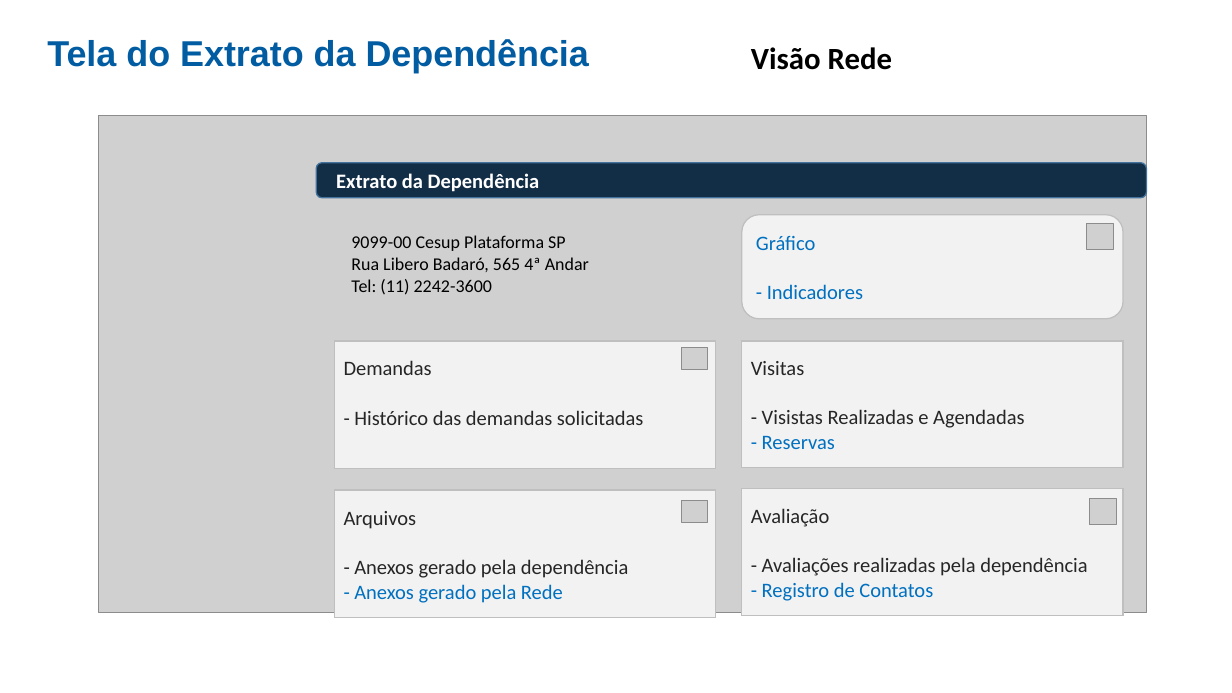
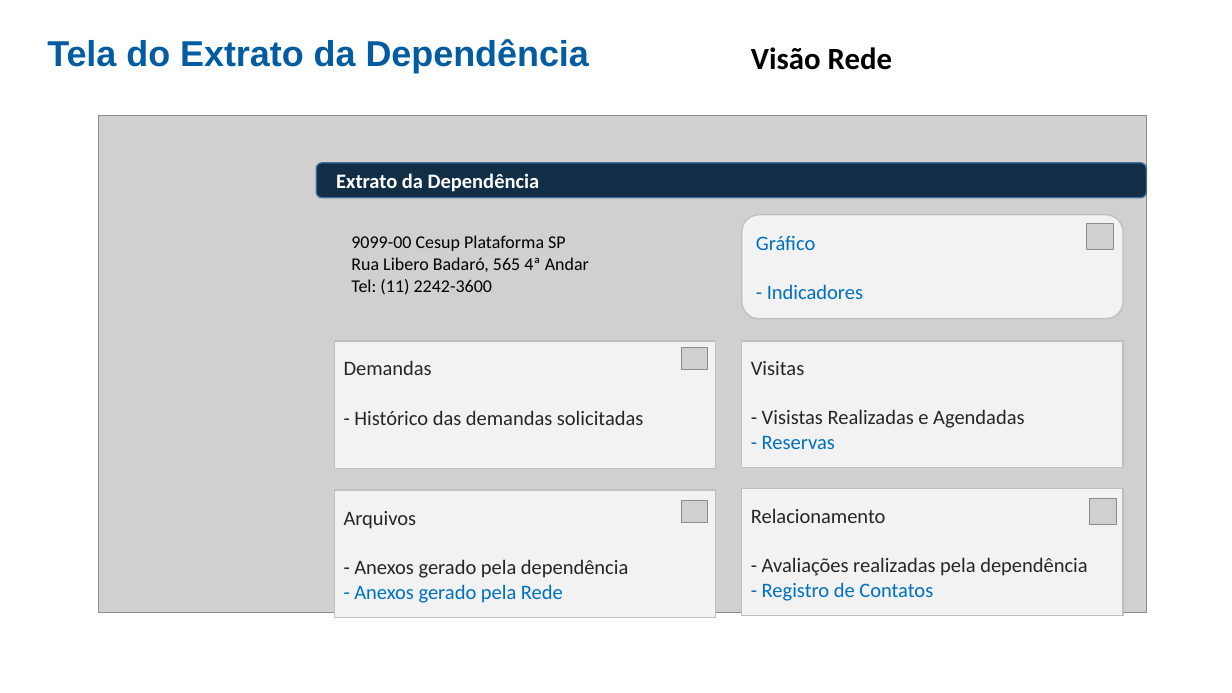
Before and after one commit to cezarnk/projetos, a slide deck: slide 7 of Apresentação Cesup Rede/Projeto 2.pptx. Drawn at 1232x693 pixels with LibreOffice and Linux fonts; fonts in the diff are those of the drawing; grey boxes stand for pictures; background and template pictures are left out. Boxes give left, top, right and bottom in pixels: in the first picture for what was removed or moved away, otherwise in the second. Text is boxed around its words. In the diff, an @@ line names an element or a change of style, - is before the commit and + after.

```diff
--- a/Apresentação Cesup Rede/Projeto 2.pptx
+++ b/Apresentação Cesup Rede/Projeto 2.pptx
@@ text in rectangle at <box>751,508,886,523</box>: text changed @@
-Avaliação
+Relacionamento
```
Also in this commit, not shown: 2 other slides changed, 2 other files.
